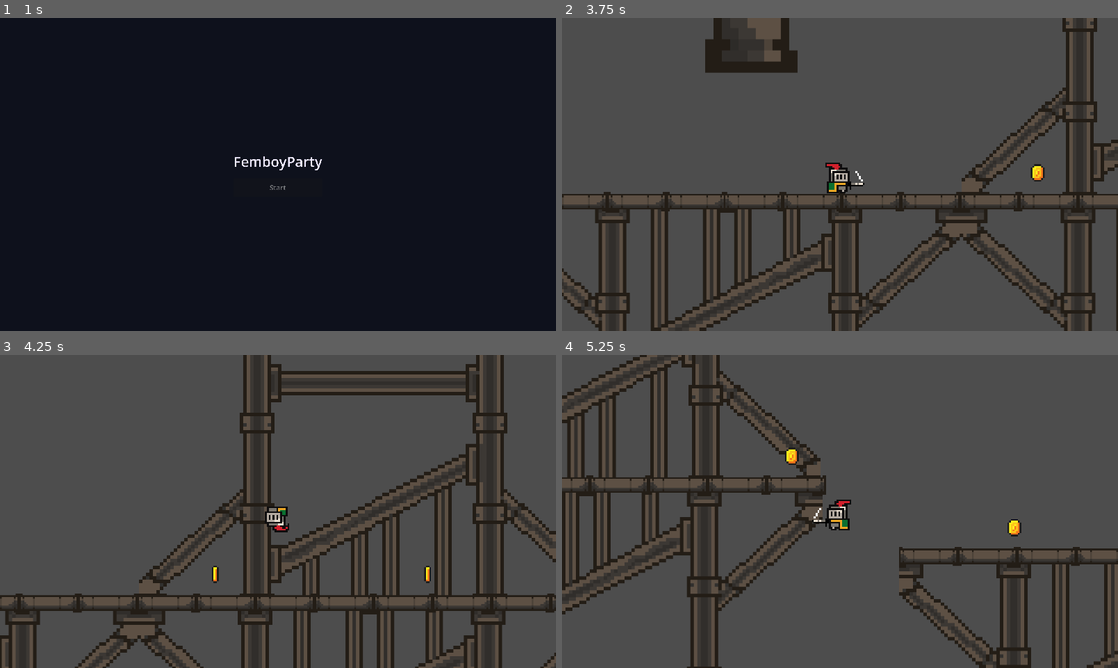
Above: before the commit, frames 1-4 (two rows, left to right).
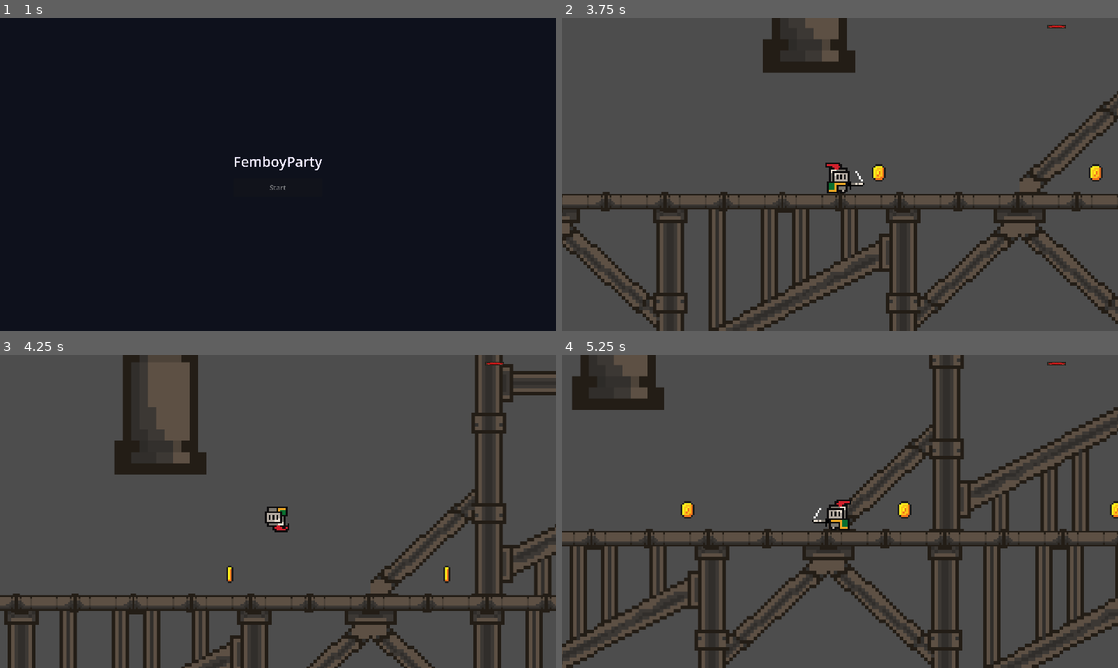
Above: after the commit, the same moments.

Repository: rkywsa/FemboyParty
Game: Godot game, scene res://MainMenu/main_menu.tscn
Same seed, same stepped clock (60 frames per second), same inputs: the game is played once before the commit and once after it. Sound files missing from this copy of the repository are replaced by a short silence.
Inputs (mouse positions are in pixels of both pictures, inside the frame that each line leads up to):
- Up to frame 1 (1 s): click "Start" at 0.5 s
- Up to frame 2 (3.75 s): tap Enter (ui_accept) at 1.25, 1.52, 2.27 s; move the mouse to (962, 158) at 1.27 s; hold Right (ui_right) 1.28-2.78 s; click (962, 158) at 1.35 s; move the mouse to (728, 190) at 2.02 s; click (728, 190) at 2.1 s; move the mouse to (895, 105) at 2.77 s; hold Left (ui_left) 2.78-3.53 s; click (895, 105) at 2.85 s; move the mouse to (812, 237) at 3.52 s; hold Right (ui_right) from 3.53 s (still down); click (812, 237) at 3.6 s
- Up to frame 3 (4.25 s): keep holding Right (ui_right); tap Enter (ui_accept) at 3.77 s
- Up to frame 4 (5.25 s): move the mouse to (1006, 558) at 4.27 s; click (1006, 558) at 4.35 s; tap Enter (ui_accept) at 4.52 s; move the mouse to (673, 464) at 5.02 s; release Right (ui_right) at 5.03 s; hold Left (ui_left) from 5.03 s (still down); click (673, 464) at 5.1 s

Frame 1 is identical in both runs. In frame 2, 25% of the frame differs, in the area x 0-100%, y 0-100%; in frame 3, 23%; in frame 4, 32%.

Commit message:
health

Diff:
--- a/Enemy/enemy.gd
+++ b/Enemy/enemy.gd
@@ -2,10 +2,14 @@
 
 @onready var animated_sprite: AnimatedSprite2D = $AnimatedSprite2D
 
-@export_range(0.0, 500.0, 1.0, "or_greater") var speed: float = 50.0
+@export_range(0.0, 500.0, 1.0, "or_greater") var speed: float = 45.0
+@export_range(0.0, 1000.0, 1.0, "or_greater") var detection_range: float = 50.0
 @export var stopping_distance: float = 20.0
+@export var damage: int = 10
+@export var attack_cooldown: float = 1.0
 
 var player: CharacterBody2D
+var attack_timer := 0.0
 
 
 func _ready() -> void:
@@ -16,23 +20,33 @@
 	if not is_on_floor():
 		velocity += get_gravity() * delta
 
+	attack_timer = maxf(attack_timer - delta, 0.0)
+
 	if not is_instance_valid(player):
 		player = get_tree().get_first_node_in_group("player") as CharacterBody2D
 
 	if is_instance_valid(player):
 		var distance_to_player := player.global_position.x - global_position.x
-		if absf(distance_to_player) > stopping_distance:
+		if absf(distance_to_player) <= detection_range and absf(distance_to_player) > stopping_distance:
 			var direction := signf(distance_to_player)
 			velocity.x = direction * speed
 			animated_sprite.flip_h = direction < 0
 			if animated_sprite.animation != "run":
 				animated_sprite.play("run")
-		else:
+		elif absf(distance_to_player) <= stopping_distance:
 			velocity.x = move_toward(velocity.x, 0.0, speed)
+			if attack_timer == 0.0 and player.has_method("take_damage"):
+				player.call("take_damage", damage)
+				attack_timer = attack_cooldown
+
 			if animated_sprite.sprite_frames.has_animation("hit"):
 				if animated_sprite.animation != "hit":
 					animated_sprite.play("hit")
 			elif animated_sprite.animation != "idle":
+				animated_sprite.play("idle")
+		else:
+			velocity.x = 0.0
+			if animated_sprite.animation != "idle":
 				animated_sprite.play("idle")
 	else:
 		velocity.x = 0.0
--- a/Graphics/level.gd
+++ b/Graphics/level.gd
@@ -2,13 +2,18 @@
 
 @onready var backgroundmusic = $backgroundmusic
 @onready var pipebye = $pipebye
+@onready var health_bar: TextureProgressBar = $HUD/HealthBar
+@onready var player: CharacterBody2D = $Player
 
 
 func _ready() -> void:
+	health_bar.max_value = player.max_health
+	health_bar.value = player.health
+	player.health_changed.connect(_on_player_health_changed)
 	backgroundmusic.play()
 	await get_tree().create_timer(2.38).timeout
 	pipebye.play()
 
-# Called every frame. 'delta' is the elapsed time since the previous frame.
-func _process(delta: float) -> void:
-	pass
+
+func _on_player_health_changed(current_health: int, _maximum_health: int) -> void:
+	health_bar.value = current_health
--- a/Graphics/level.tscn
+++ b/Graphics/level.tscn
@@ -9,6 +9,8 @@
 [ext_resource type="AudioStream" uid="uid://dwgs0nbd2nvjf" path="res://assets/sounds/backgroundmusic.wav" id="7_6wa3a"]
 [ext_resource type="Texture2D" uid="uid://c5gvvvhy563wf" path="res://assets/sprites/industrial_background2.png" id="7_dvkd8"]
 [ext_resource type="PackedScene" uid="uid://dchs870l51j63" path="res://Enemy/enemy.tscn" id="8_enemy"]
+[ext_resource type="Texture2D" uid="uid://ciu86wqqtpaq7" path="res://assets/sprites/health_fill.png" id="9_health_fill"]
+[ext_resource type="Texture2D" uid="uid://bxr00807ktvlm" path="res://assets/sprites/health_frame.png" id="10_health_frame"]
 
 [sub_resource type="TileSetAtlasSource" id="TileSetAtlasSource_gcbfm"]
 texture = ExtResource("2_gcbfm")
@@ -30,6 +32,7 @@
 
 [node name="Enemy" parent="." unique_id=745031822 instance=ExtResource("8_enemy")]
 position = Vector2(571, 164)
+detection_range = 102.0
 
 [node name="TileMapLayer" type="TileMapLayer" parent="." unique_id=630245241]
 tile_set = SubResource("TileSet_mti6b")
@@ -517,6 +520,22 @@
 [node name="backgroundmusic" type="AudioStreamPlayer2D" parent="." unique_id=1916325877]
 stream = ExtResource("7_6wa3a")
 volume_db = -5.0
+
+[node name="HUD" type="CanvasLayer" parent="."]
+
+[node name="HealthBar" type="TextureProgressBar" parent="HUD"]
+anchors_preset = 1
+anchor_left = 1.0
+anchor_right = 1.0
+offset_left = -244.0
+offset_top = 24.0
+offset_right = -24.0
+offset_bottom = 60.0
+texture_progress = ExtResource("9_health_fill")
+texture_over = ExtResource("10_health_frame")
+max_value = 100.0
+value = 100.0
+show_percentage = false
 
 [connection signal="body_entered" from="Coin5" to="Coin5" method="_on_body_entered"]
 [connection signal="body_entered" from="Coin4" to="Coin4" method="_on_body_entered"]
--- a/PlayerInteraction/player.gd
+++ b/PlayerInteraction/player.gd
@@ -1,9 +1,14 @@
 extends CharacterBody2D
+
+signal health_changed(current_health: int, maximum_health: int)
 
 @onready var animated_sprite = $AnimatedSprite2D
 @onready var camera: Camera2D = $Camera2D
 @onready var playermusic = $PlayerAudio
-const SPEED = 300.0
+
+@export var max_health: int = 100
+
+const SPEED = 100.0
 const JUMP_VELOCITY = -300.0
 const INTRO_ZOOM_MULTIPLIER = 3.0
 const INTRO_ZOOM_DURATION = 2.0
@@ -13,10 +18,12 @@
 var movement_enabled := false
 var attacking := false
 var attack_on_cooldown := false
+var health: int
 
 
 func _ready() -> void:
 	add_to_group("player")
+	health = max_health
 	z_index = -1
 	animated_sprite.play("jump")
 
@@ -35,6 +42,14 @@
 
 	z_index = 1
 	movement_enabled = true
+
+
+func take_damage(amount: int) -> void:
+	if not movement_enabled or amount <= 0 or health <= 0:
+		return
+
+	health = maxi(health - amount, 0)
+	health_changed.emit(health, max_health)
 
 
 func _physics_process(delta: float) -> void:
